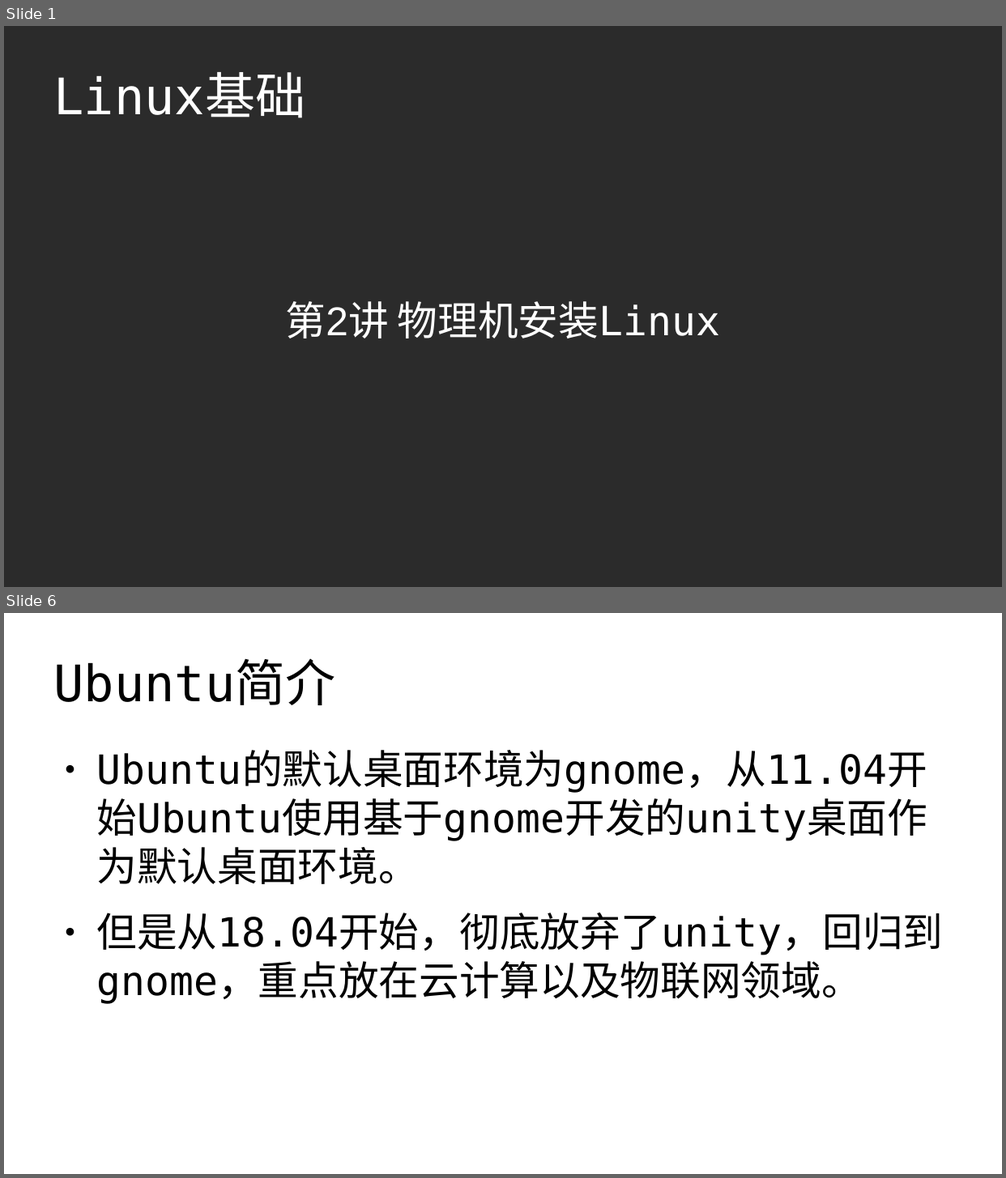
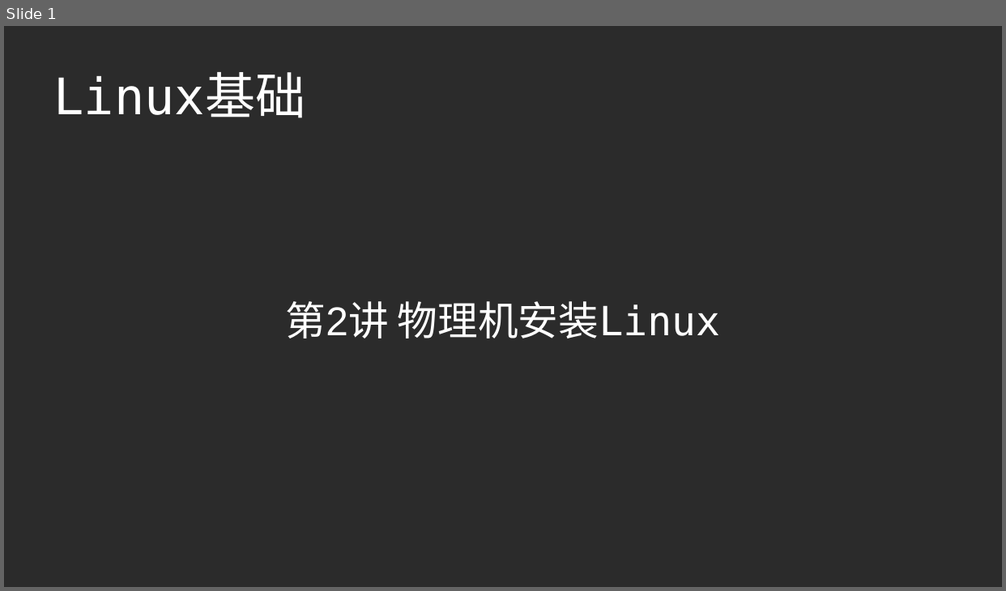
Before and after one commit to master-genius/linux-system, a slide deck: ch02/ch02_2-物理机安装Linux.odp. Shown one above the other, each under a label of ours: slides 1 and 6 before the commit, slide 1 after it; the slides between them are not shown. The pictures are 1006x1178 and 1006x591 pixels, drawn with LibreOffice and Linux fonts; fonts in the diff are those of the drawing; background and template pictures are left out; a plain dark background stands for a picture behind light text. Boxes give left, top, right and bottom in pixels: in the first picture for what was removed or moved away, otherwise in the second. Text is boxed around its words. In the diff, an @@ line names an element or a change of style, - is before the commit and + after.

```diff
--- a/ch02/ch02_2-物理机安装Linux.odp
+++ b/ch02/ch02_2-物理机安装Linux.odp
@@ slide 6 removed at [4, 613, 1002, 1174], background #FFFFFF @@
@@ title removed at [54, 660, 336, 705] @@
-Ubuntu简介
@@ text removed at [96, 752, 943, 1004] @@
-● Ubuntu的默认桌面环境为gnome，从11.04开始Ubuntu使用基于gnome开发的unity桌面作为默认桌面环境。
-● 但是从18.04开始，彻底放弃了unity，回归到gnome，重点放在云计算以及物联网领域。
```
Also in this commit, not shown: 1 slide changed, 6 slides added, 5 other slides removed, 1 other file.
